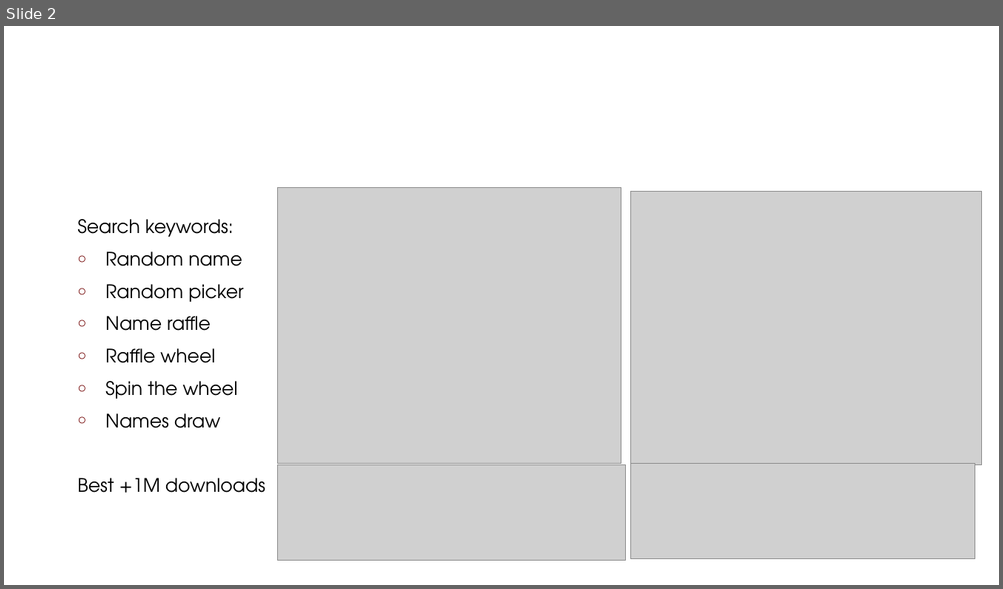
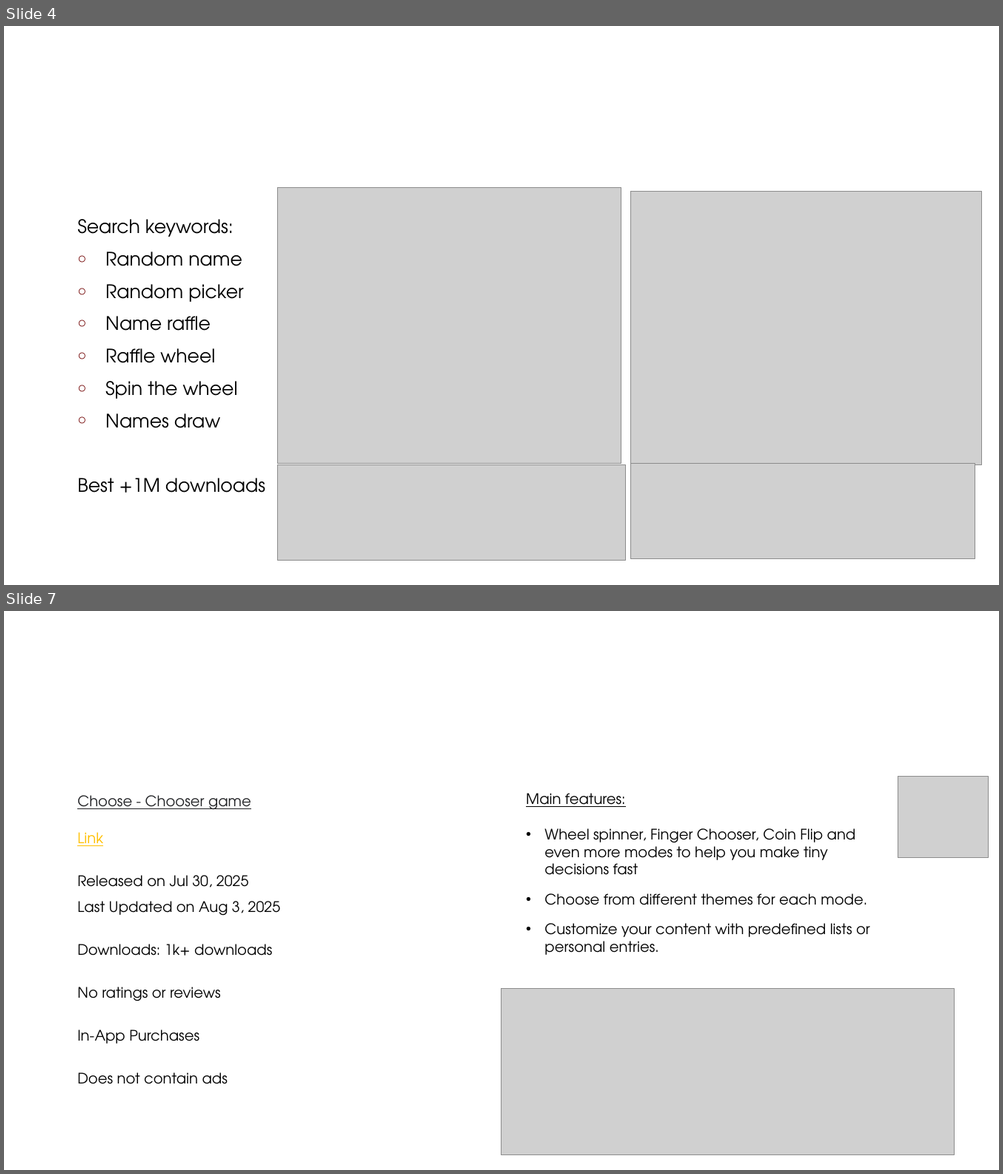
Before and after one commit to SheeraNergaon/RandomPicker, a slide deck: Random Picker.pptx. Shown one above the other, each under a label of ours: slide 2 before the commit, slides 4 and 7 after it; the slides between them are not shown. The pictures are 1003x589 and 1003x1174 pixels, drawn with LibreOffice and Linux fonts; fonts in the diff are those of the drawing; grey boxes stand for pictures; background and template pictures are left out. Boxes give left, top, right and bottom in pixels: in the first picture for what was removed or moved away, otherwise in the second. Text is boxed around its words. In the diff, an @@ line names an element or a change of style, - is before the commit and + after.

```diff
--- a/Random Picker.pptx
+++ b/Random Picker.pptx
@@ slide 7 added at <box>4,611,999,1170</box>, background #FFFFFF @@
@@ title added at <box>71,647,933,726</box>, 40 pt, text #FFFFFF @@
+Market Research
@@ picture added at <box>897,777,988,858</box> @@
@@ text added at <box>71,792,493,1089</box>, outline #E7E6E6 2 pt, 14 pt, text #000000 @@
+Choose - Chooser game
+Link
+Released on Jul 30, 2025
+Last Updated on Aug 3, 2025
+Downloads: 1k+ downloads
+No ratings or reviews
+In-App Purchases
+Does not contain ads
@@ text added at <box>526,793,870,955</box>, 14 pt, text #000000 @@
+Main features:
+• Wheel spinner, Finger Chooser, Coin Flip and even more modes to help you make tiny decisions fast
+• Choose from different themes for each mode.
+• Customize your content with predefined lists or personal entries.
@@ picture added at <box>502,989,954,1156</box> @@
@@ what was slide 2 is now slide 4 @@
```
Also in this commit, not shown: 16 other slides added, 8 slides removed, 9 other files.
